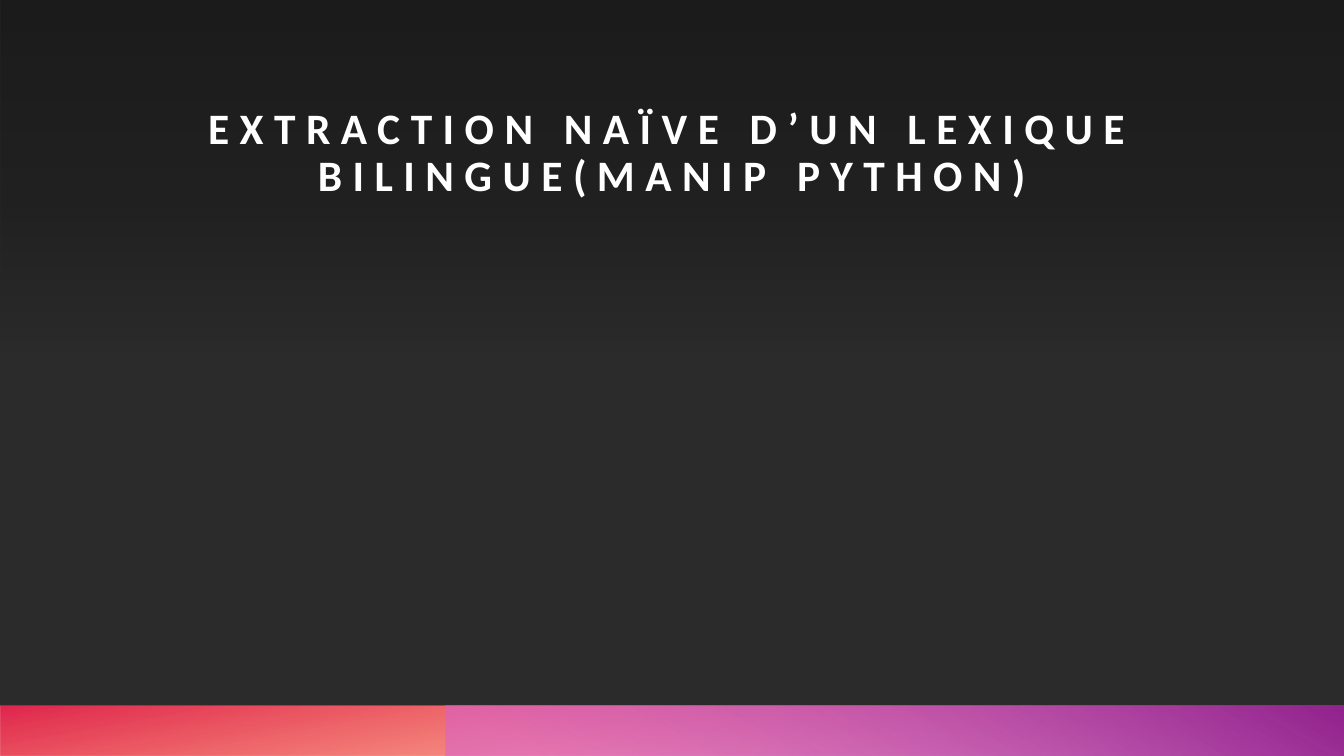
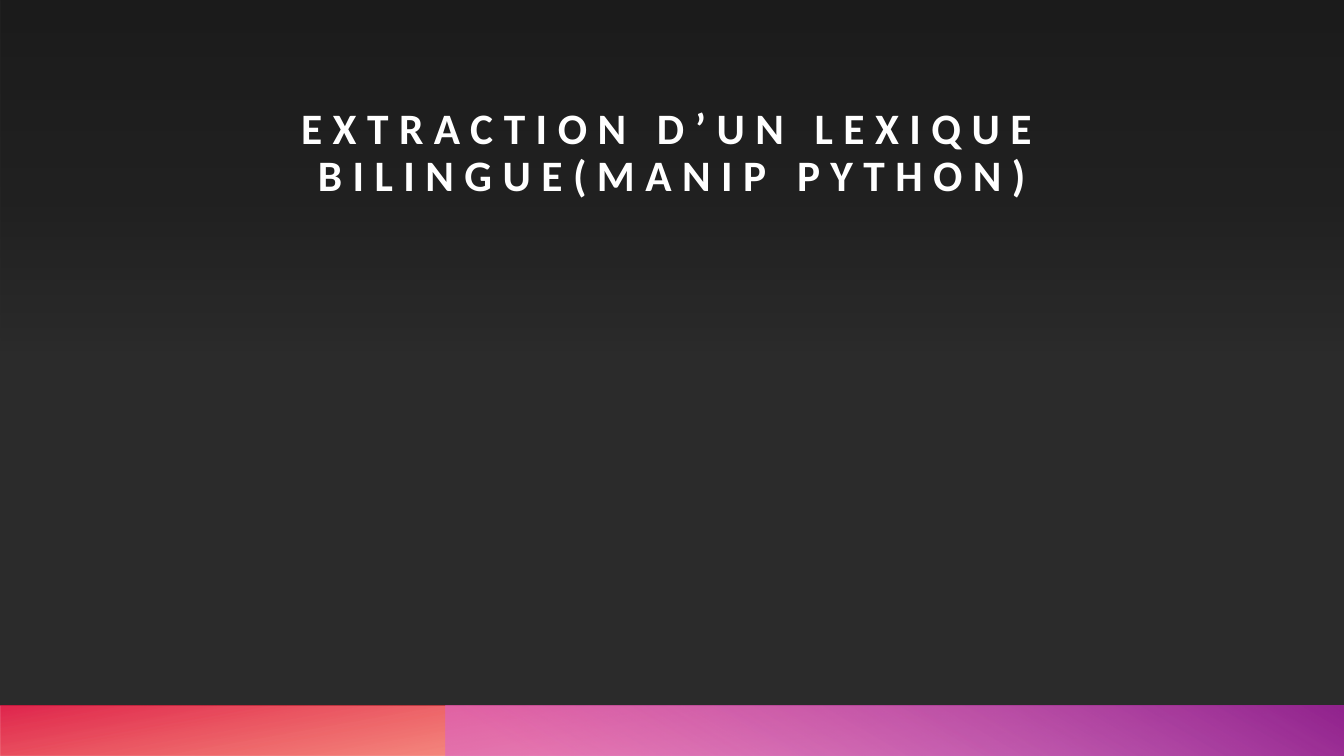
Before and after one commit to armandstrickernlp/NLP_Inalco, a slide deck: slide 1 of slides/S1_cours5.pptx. Drawn at 1344x756 pixels with LibreOffice and Linux fonts; fonts in the diff are those of the drawing; background and template pictures are left out; a plain dark background stands for a picture behind light text. Boxes give left, top, right and bottom in pixels: in the first picture for what was removed or moved away, otherwise in the second. Text is boxed around its words. In the diff, an @@ line names an element or a change of style, - is before the commit and + after.

Commit message:
updated slides

```diff
--- a/slides/S1_cours5.pptx
+++ b/slides/S1_cours5.pptx
@@ title at (301, 112, 1032, 198): text changed @@
-EXTRACTION NAÏVE D’UN LEXIQUE BILINGUE(MANIP PYTHON)
+EXTRACTION D’UN LEXIQUE BILINGUE(MANIP PYTHON)
```
Also in this commit, not shown: 11 slides added, 1 slide removed.
